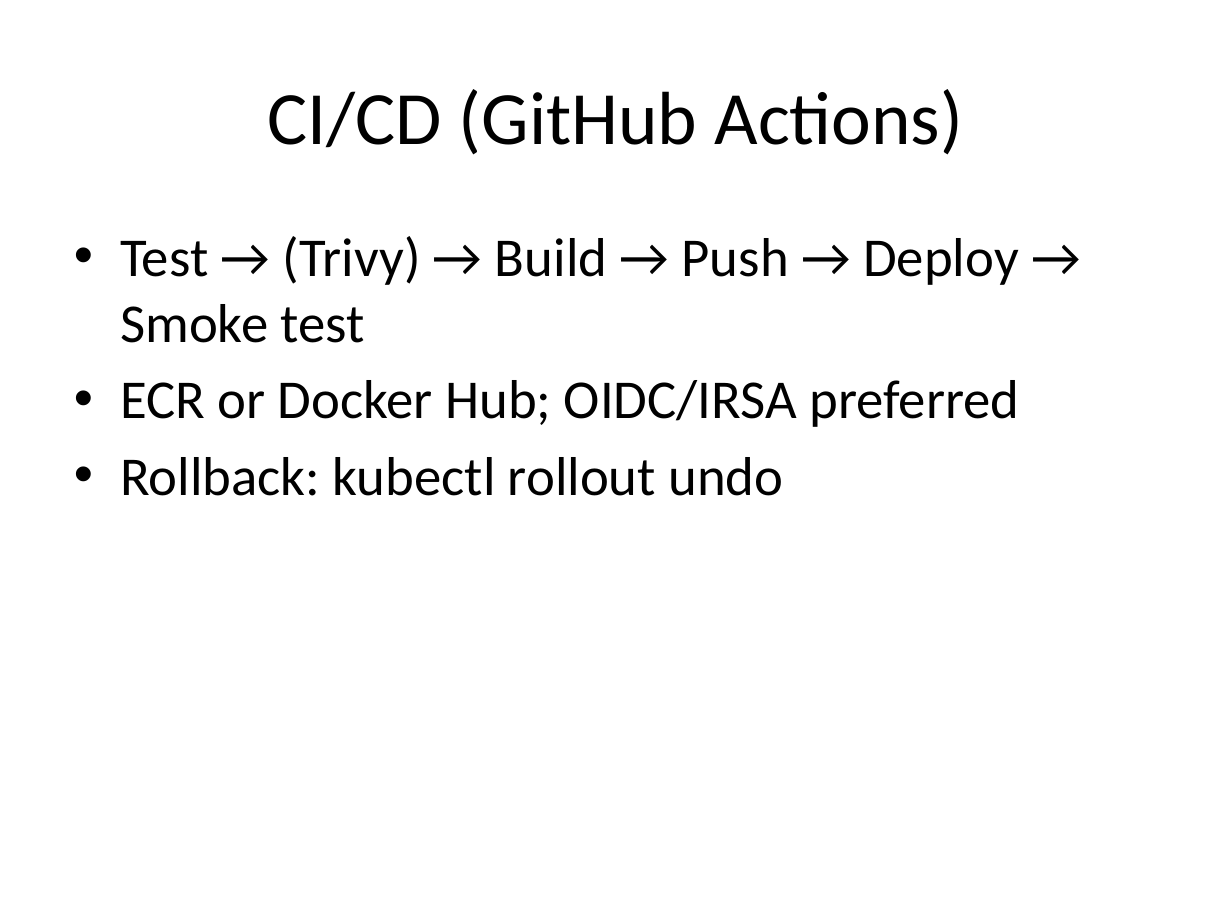
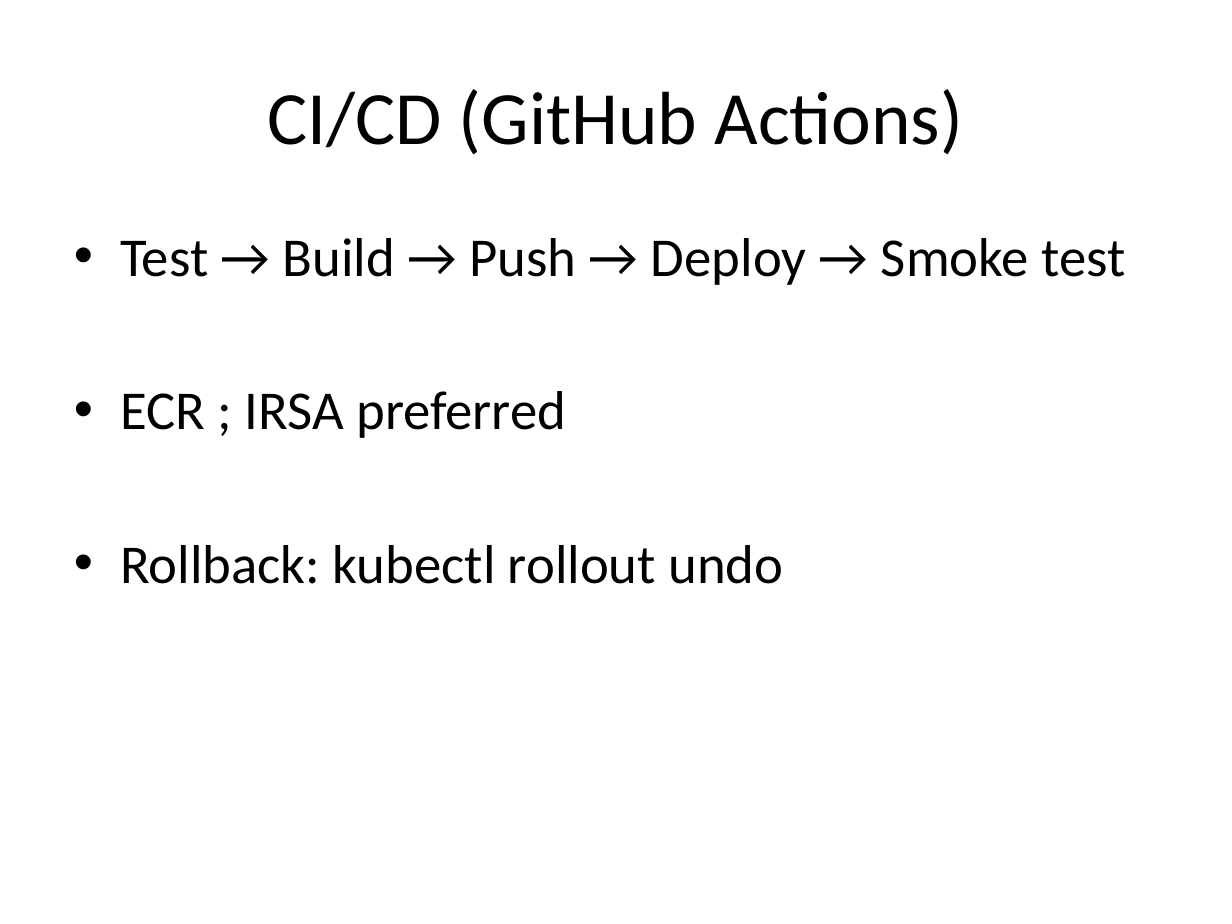
Before and after one commit to bhanusaisuryatejadevops/task, a slide deck: slide 4 of AI_Sentiment_EKS_Presentation.pptx. Drawn at 1232x924 pixels with LibreOffice and Linux fonts; fonts in the diff are those of the drawing. Boxes give left, top, right and bottom in pixels: in the first picture for what was removed or moved away, otherwise in the second. Text is boxed around its words. In the diff, an @@ line names an element or a change of style, - is before the commit and + after.

Commit message:
updates

```diff
--- a/AI_Sentiment_EKS_Presentation.pptx
+++ b/AI_Sentiment_EKS_Presentation.pptx
@@ text at (x1=120, y1=238, x2=1125, y2=438): text changed @@
-• Test → (Trivy) → Build → Push → Deploy → Smoke test
-• ECR or Docker Hub; OIDC/IRSA preferred
+• Test → Build → Push → Deploy → Smoke test
+• ECR ; IRSA preferred
```
Also in this commit, not shown: 3 other slides changed.
